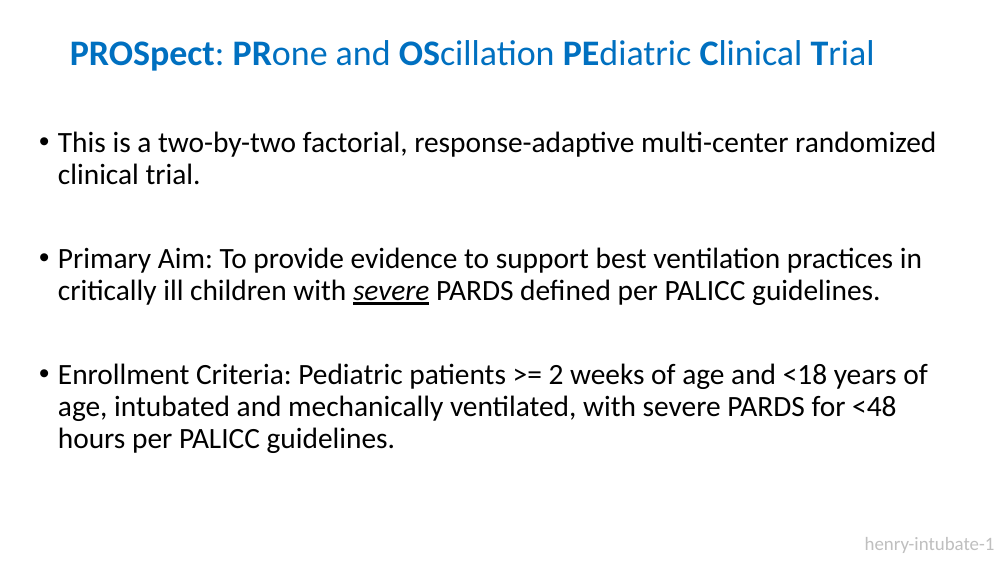
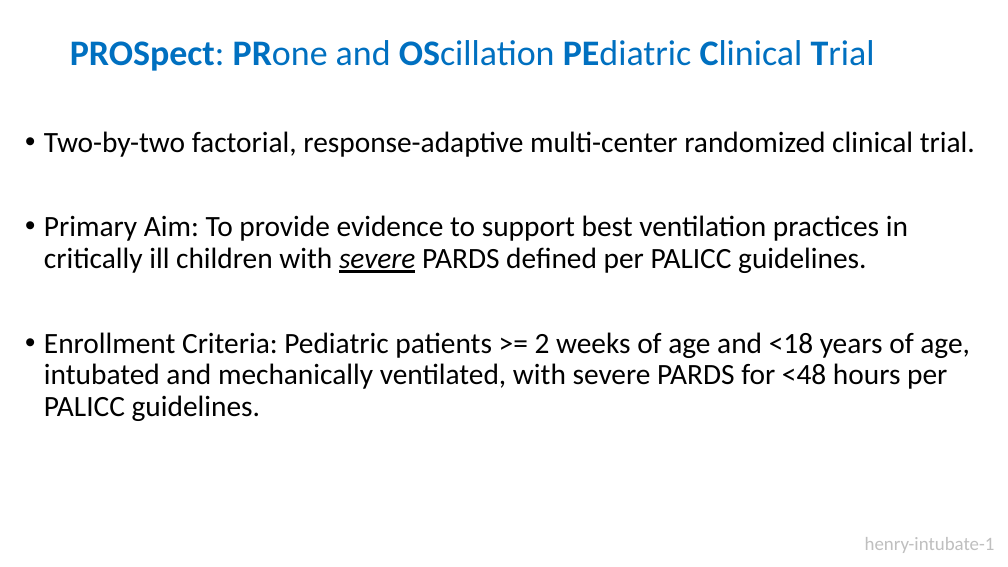
Before and after one commit to OuhscBbmc/prairie-outpost-public, a slide deck: slide 17 of publications/presentation-2019-06-idea/ispctn-regional-conference-2019-06.pptx. Drawn at 1008x567 pixels with LibreOffice and Linux fonts; fonts in the diff are those of the drawing. Boxes give left, top, right and bottom in pixels: in the first picture for what was removed or moved away, otherwise in the second. Text is boxed around its words. In the diff, an @@ line names an element or a change of style, - is before the commit and + after.

```diff
--- a/publications/presentation-2019-06-idea/ispctn-regional-conference-2019-06.pptx
+++ b/publications/presentation-2019-06-idea/ispctn-regional-conference-2019-06.pptx
@@ text "Two-by-two factorial, response-adaptive multi-center randomi ...": place and size @@
-text "Two-by-two factorial, response-adaptive multi-center randomi ..." at <box>58,131,936,453</box>
+text "Two-by-two factorial, response-adaptive multi-center randomi ..." at <box>44,131,975,421</box>
@@ text at <box>44,131,975,157</box>: text changed @@
-• This is a two-by-two factorial, response-adaptive multi-center randomized clinical trial.
+• Two-by-two factorial, response-adaptive multi-center randomized clinical trial.
```
Also in this commit, not shown: 7 other slides changed, 1 slide added, 1 slide removed.
